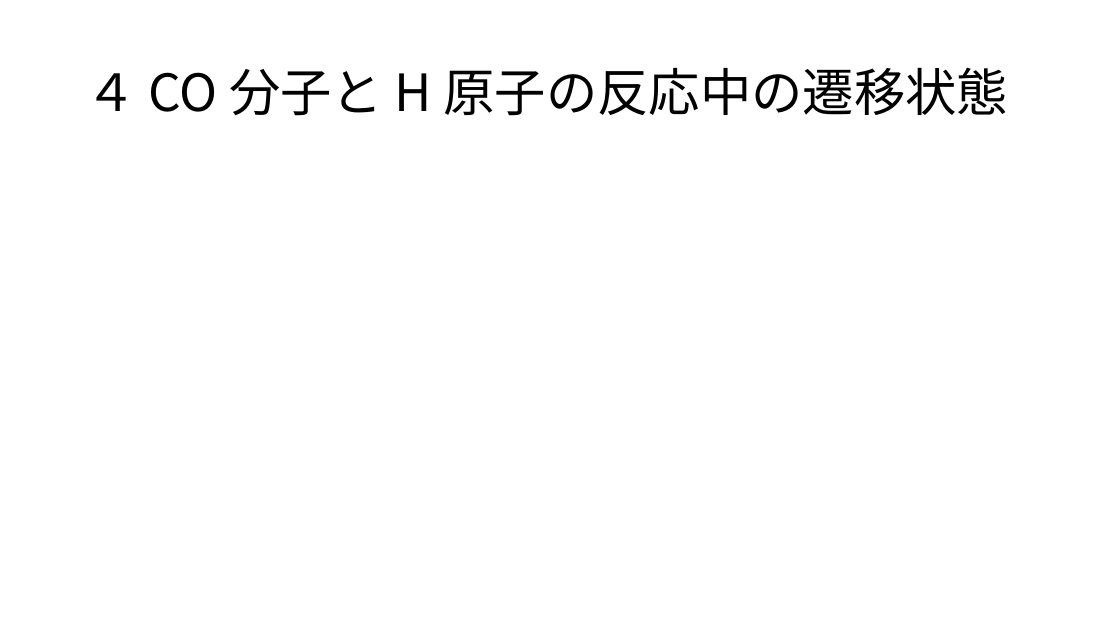
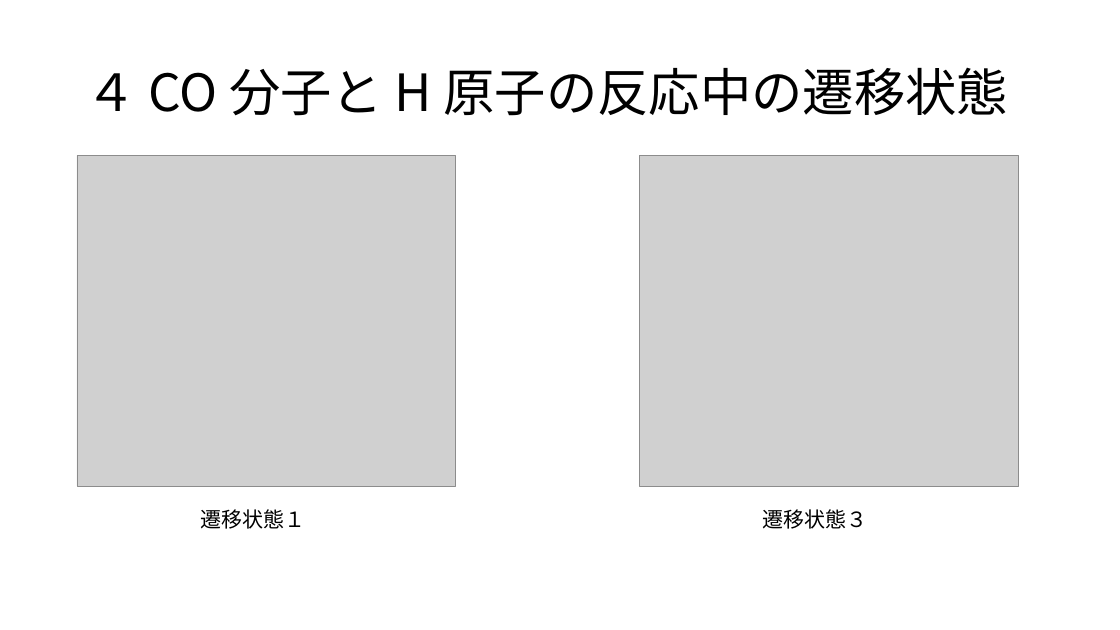
Before and after one commit to tabiseal/Qpcdata, a slide deck: slide 19 of 20230623pre.pptx (slide 18 before the commit). Drawn at 1120x630 pixels with LibreOffice and Linux fonts; fonts in the diff are those of the drawing; grey boxes stand for pictures. Boxes give left, top, right and bottom in pixels: in the first picture for what was removed or moved away, otherwise in the second. Text is boxed around its words. In the diff, an @@ line names an element or a change of style, - is before the commit and + after.

```diff
--- a/20230623pre.pptx
+++ b/20230623pre.pptx
@@ picture added at (77,155,456,486) @@
@@ picture added at (639,155,1018,486) @@
@@ text added at (200,509,305,529), 18 pt, text #000000 @@
+遷移状態１
@@ text added at (763,509,868,529), 18 pt, text #000000 @@
+遷移状態３
```
Also in this commit, not shown: 12 other slides changed, 8 slides added, 9 slides removed.
